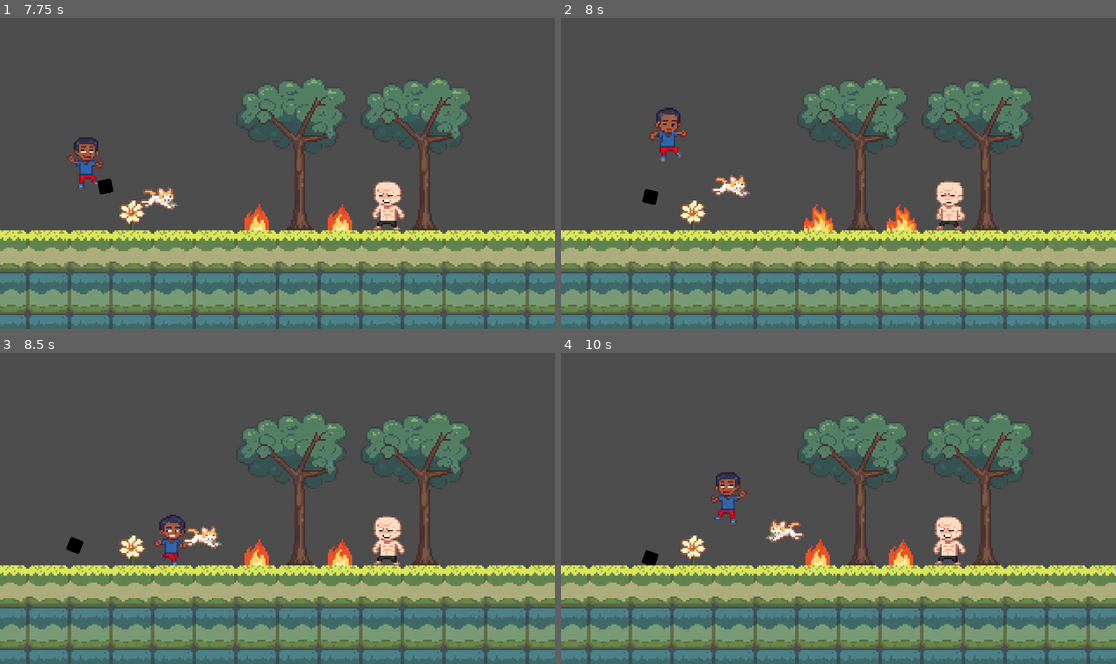
Above: before the commit, frames 1-4 (two rows, left to right).
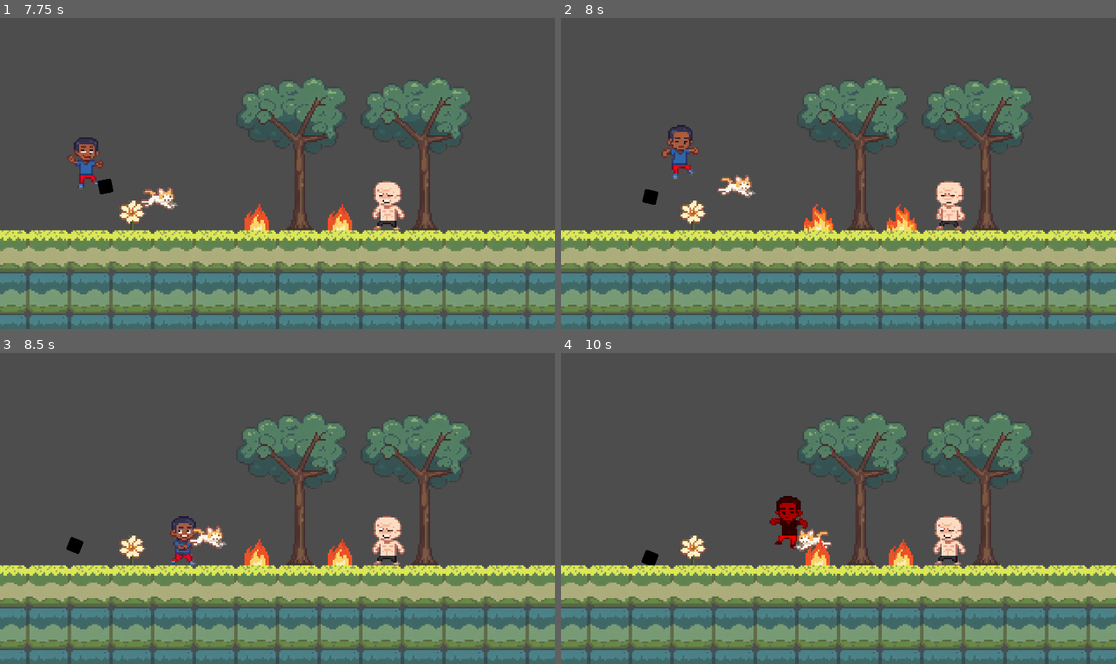
Above: after the commit, the same moments.

Repository: codenergy-dev/maricagamesjam2025_codenergy
Game: Godot game, scene res://scenes/game.tscn
Two runs of this game, one before a commit and one after it. Both use one fixed random seed, a clock stepped at 60 frames per second and the inputs below. The engine's default icon, where the game draws it, is replaced by a stand-in: a white triangle on a blue panel in a dark square.
Inputs:
- Up to frame 1 (7.75 s): tap Enter (ui_accept) at 0.5, 0.77, 1.52, 3.02, 3.77, 4.52, 6.02, 6.77, 7.52 s; hold Right (ui_right) 0.53-2.03 s; hold Left (ui_left) 2.03-2.78 s; hold Right (ui_right) 2.78-4.28 s; hold Left (ui_left) 4.28-5.03 s; hold Right (ui_right) 5.03-5.78 s; hold Left (ui_left) 5.78-7.28 s; hold Right (ui_right) from 7.28 s (still down)
- Up to frame 2 (8 s): keep holding Right (ui_right)
- Up to frame 3 (8.5 s): keep holding Right (ui_right)
- Up to frame 4 (10 s): tap Enter (ui_accept) at 9.02, 9.77 s; release Right (ui_right) at 9.53 s; hold Left (ui_left) from 9.53 s (still down)

Frame 1 is identical in both runs. In frame 2, 1.3% of the frame differs, in the area x 15-36%, y 28-58%; in frame 3, 1.0%; in frame 4, 1.6%, in the area x 14-49%, y 38-69%.

Commit message:
Update _on_body_entered in projectile script

Diff:
--- a/godot/scripts/projectile.gd
+++ b/godot/scripts/projectile.gd
@@ -21,25 +21,19 @@
 
 
 func _on_body_entered(body):
-	if body.is_in_group("player"):
-		# AQUI ESTÁ A LÓGICA PRINCIPAL
-		# Nós removemos a camada do 'player' da nossa máscara de colisão.
-		# A camada do player é a número 2. O valor dela em bits é 2.
-		# A operação "& ~" significa "desligue o bit correspondente".
-		collision_mask &= ~2
-		collision_layer = 128
-	# Verifica se o corpo com o qual colidimos está no grupo "ground".
-	if body.is_in_group("ground"):
+	# AQUI ESTÁ A LÓGICA PRINCIPAL
+	# Nós removemos a camada do 'player' da nossa máscara de colisão.
+	# A camada do player é a número 2. O valor dela em bits é 2.
+	# A operação "& ~" significa "desligue o bit correspondente".
+	collision_mask &= ~2
+	collision_layer = 128
 
-		# Verifica se ainda temos quiques restantes.
-		if current_bounces < max_bounces:
-			current_bounces += 1
-
-			# Opcional: Você pode adicionar um efeito sonoro ou de partícula aqui.
-
-		else:
-			# Se não houver mais quiques, removemos a capacidade de quicar.
-			# Ao definir o 'bounce' como 0, o projétil vai parar de quicar
-			# e deslizará até parar na próxima colisão com o chão.
-			if physics_material_override:
-				physics_material_override.bounce = 0
+	if current_bounces < max_bounces:
+		current_bounces += 1
+		# Opcional: Você pode adicionar um efeito sonoro ou de partícula aqui.
+	else:
+		# Se não houver mais quiques, removemos a capacidade de quicar.
+		# Ao definir o 'bounce' como 0, o projétil vai parar de quicar
+		# e deslizará até parar na próxima colisão com o chão.
+		if physics_material_override:
+			physics_material_override.bounce = 0
